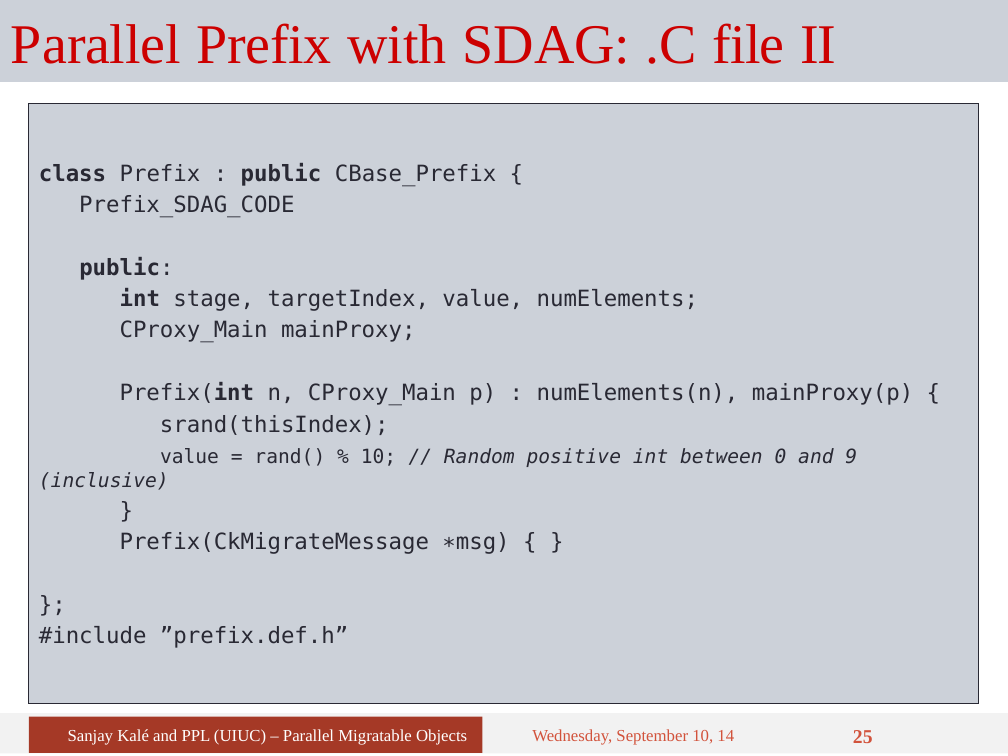
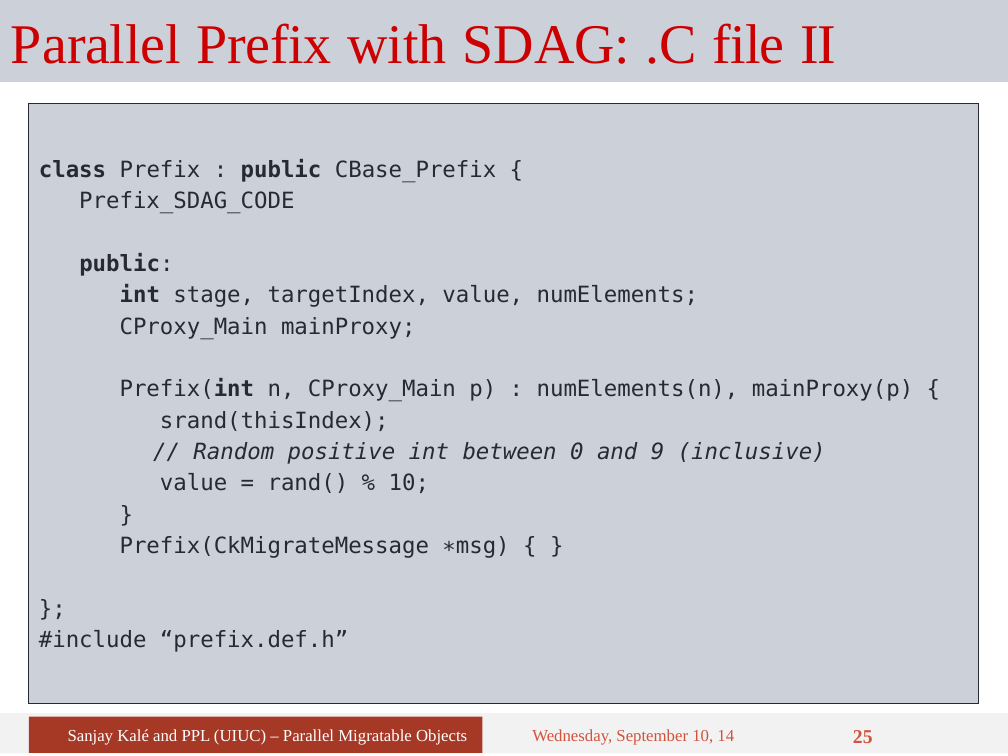
Before and after one commit to UIUC-PPL/charm_tutorial, a slide deck: slide 25 of tutorial-07-sdag.pptx. Drawn at 1008x756 pixels with LibreOffice and Linux fonts; fonts in the diff are those of the drawing. Boxes give left, top, right and bottom in pixels: in the first picture for what was removed or moved away, otherwise in the second. Text is boxed around its words. In the diff, an @@ line names an element or a change of style, - is before the commit and + after.

```diff
--- a/tutorial-07-sdag.pptx
+++ b/tutorial-07-sdag.pptx
@@ text at (x1=160, y1=442, x2=826, y2=493): text changed; size 14 to 16 pt @@
-value = rand() % 10; // Random positive int between 0 and 9 (inclusive)
+// Random positive int between 0 and 9 (inclusive)
+value = rand() % 10;
@@ text at (x1=39, y1=630, x2=348, y2=652): text changed @@
-#include ”prefix.def.h”
+#include “prefix.def.h”
```
Also in this commit, not shown: 14 other slides changed.
